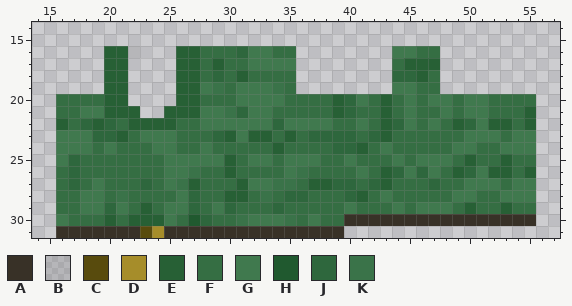
Pixel-art sprite -- textures/moreclothes_shirt_dwarf_green.png. Above, as it was before the edit.
The file is 64x32 pixels. Colours within 5 levels of each other are drawn and written as one. Shown: x 14..57, y 14..31.
Palette (. is transparent): A #383127  B #5b5b5b33  C #584b0d  D #a68d2a  E #276035  F #356e43  G #40794e  H #20592f  J #2e673d  K #3a7349
Pixels before, first column x 16:
16 ....EEB...EEFFFJGGFF........GGFF........
17 ....EE....EEFEFFGGGG........FEEE........
18 ....EE....EEFJFEFFFF........JJEF........
19 ....EE....EEGKFGGGKF........GGFF........
20 FFFFEE....EEFFFGGGGFFFFEJGFEFGFGGFGGFFFF
21 FFGGEEE..EEEGGKJGGFFFFFEJFFEFGFFGFGGFFFE
22 EFJEJFEEEEFFGGGGGGJGGGGFFGFEJGFGFEJGEEFE
23 GGGJJEFGGGFFFJEGEEFEFJJJJFJEFFFFFFGGGFGG
24 GGGFGFFFGGFFGFFFFFEFFFFJJEFGFFFFFGGFFGGG
25 GJFFFFFFFGGGGGEFGGFGGGFFGFFFGFGGGFEFFEFF
26 FJFFFFFFFGGKFFEFFFFGKFFFFGFEJGJGFEJGEEFE
27 FJFGFFFJFGKEFFFEGGKKFEEJJFJEFFFJFFGGGFGG
28 FFGGFKFFFFGJFFEEFKFJJFFFJEFGFFFFFGGFFGGG
29 FFGGJGFEFGGJFGJFFFJFFFFFGFFFGFGGGFEFFEFF
30 GFFFEFEEEGFHJFFKGGGKFGFFAAAAAAAAAAAAAAAA
31 AAAAAAACDAAAAAAAAAAAAAAA................
Now the later version:
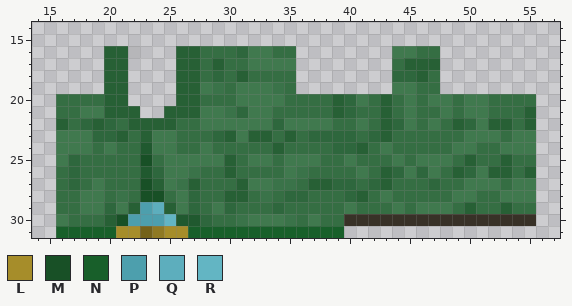
Colours new in this view: L #a68d2a  M #185026  N #185f2a  P #4d9fad  Q #5daebd  R #63b5c3
The exact change:
Colour C changes from #584b0d to #74621a.
Colour D changes from #a68d2a to #8f7923.
The author changed colour F to colour E in row 27 at x 24; in row 29 at x 22.
The author changed colour G to colour E in row 23 at x 23; in row 29 at x 25.
The author changed colour F to colour H in row 24 at x 23; in row 26 at x 23; in row 30 at x 26.
The author changed colour F to colour J in row 26 at x 24.
The author changed colour A to colour L in row 31 at x 21 to 22 and 25 to 26.
The author changed colour F to colour M in row 25 at x 23; in row 28 at x 23 to 24; in row 30 at x 21.
The author changed colour J to colour M in row 27 at x 23.
The author changed colour A to colour N in row 31 at x 16 to 20 and 27 to 39.
The author changed colour E to colour P in row 29 at x 23; in row 30 at x 22 to 24.
The author changed colour F to colour Q in row 29 at x 24.
The author changed colour G to colour R in row 30 at x 25.
Pixel boxes of the changes (left, top, right, bottom) in both pictures:
changed: (56, 130, 344, 238)
